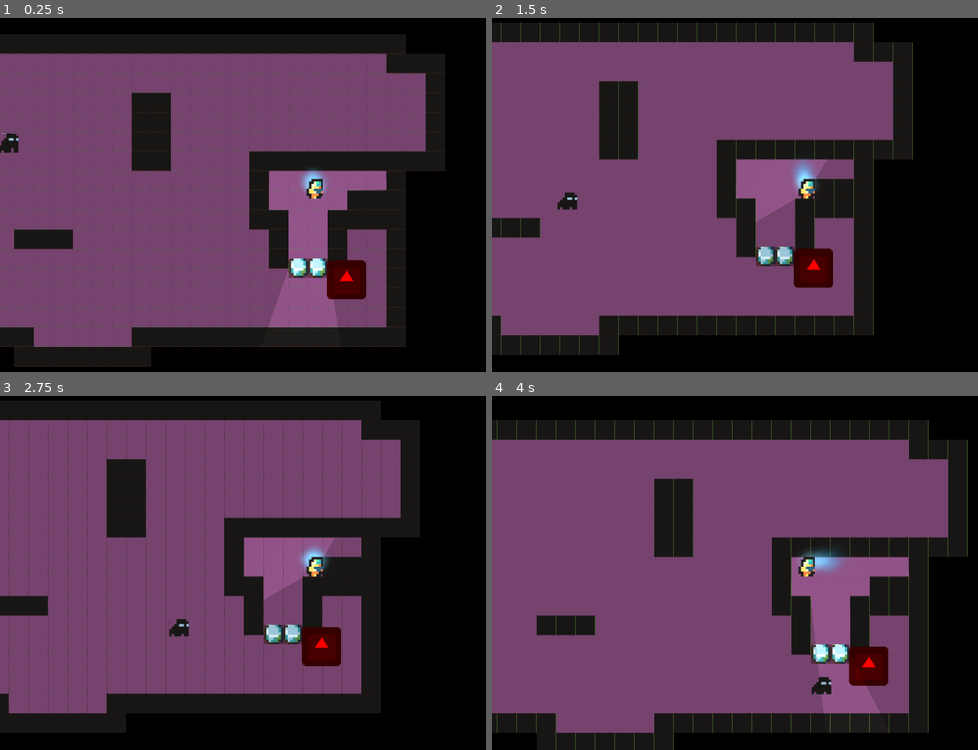
Above: before the commit, frames 1-4 (two rows, left to right).
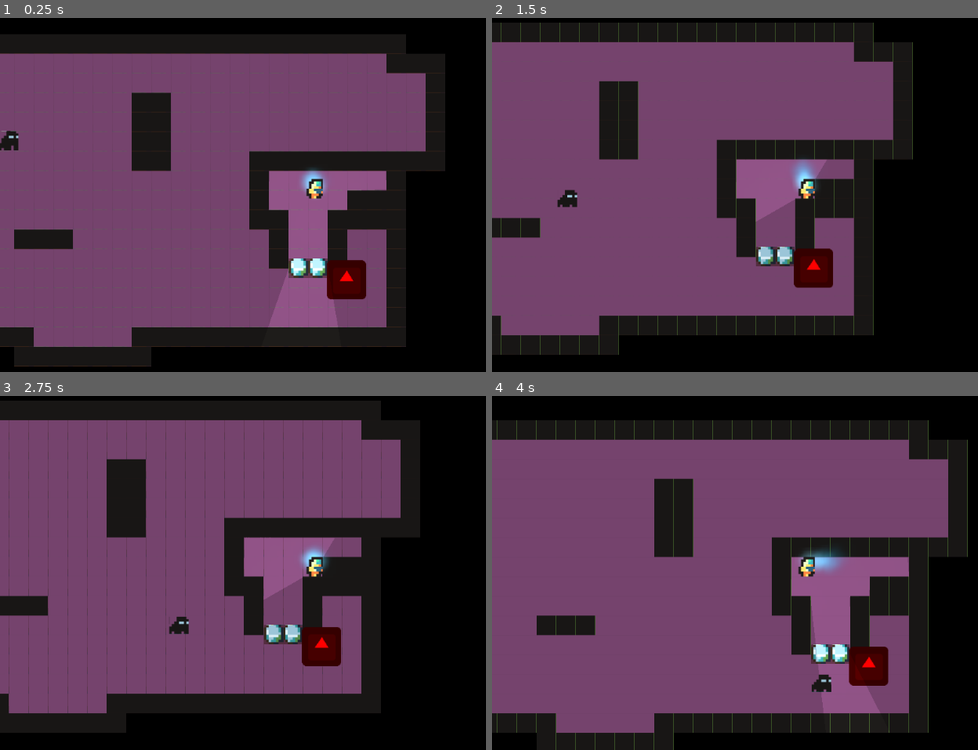
Above: after the commit, the same moments.

Repository: MxAshUp/godot-wild-jam-2
Game: Godot game, scene res://PrototypeScenes/GameplayIntegration/AFullStage.tscn
Same seed, same stepped clock (60 frames per second), same inputs: the game is played once before the commit and once after it. This scene is started directly instead of the project's main scene. The engine's default icon, where the game draws it, is replaced by a stand-in: a white triangle on a blue panel in a dark square.
Inputs:
- Up to frame 1 (0.25 s): no input
- Up to frame 2 (1.5 s): hold Right (ui_right) 0.53-1.28 s; tap Space (jump) at 0.6, 0.77, 1.07 s; hold Down (ui_down) from 1.28 s (still down); tap Ctrl (interact) at 1.35 s
- Up to frame 3 (2.75 s): tap Space (jump) at 1.52, 1.55, 1.82, 2.1 s; release Down (ui_down) at 2.03 s; hold Right (ui_right) from 2.03 s (still down)
- Up to frame 4 (4 s): release Right (ui_right) at 2.78 s; hold Up (ui_up) 2.78-3.53 s; tap Ctrl (interact) at 2.85 s; tap Space (jump) at 3.02, 3.05, 3.32, 3.6, 3.77 s; hold Left (ui_left) from 3.53 s (still down)

The runs differ from the first frame. In frame 1, less than 0.1% of the frame differs, in the area x 0-4%, y 31-39%; in frame 2, 0.1%; in frame 3, less than 0.1%; in frame 4, 0.1%, in the area x 65-70%, y 78-85%.
Error before the commit: Invalid call. Nonexistent function 'get_signal_list' in base 'Nil'. (res://LevelComponents/Hostage.gd:142)
Error after the commit: Invalid call. Nonexistent function 'get_signal_list' in base 'Nil'. (res://LevelComponents/Hostage.gd:151)

Commit message:
Guard shake when becomming controlled

Diff:
--- a/LevelComponents/Guard.gd
+++ b/LevelComponents/Guard.gd
@@ -44,7 +44,23 @@
 	self.connect("alert_state_confused", self, "_on_alert_confused")
 	self.connect("alert_state_alert", self, "_on_alert_alert")
 
+
+
+func process_animation(delta):
+	if being_jumped:
+		if $AnimationPlayer.current_animation != "shaking":
+			$AnimationPlayer.play("shaking")
+			$AnimationPlayer.playback_speed = 2
+	else:
+		if $AnimationPlayer.current_animation != "walking":
+			$AnimationPlayer.play("walking")
+
+		$AnimationPlayer.playback_speed = (velocity.length() / MAX_SPEED) * 3
+
 func _process(delta):
+
+	process_animation(delta)
+
 	if ProjectSettings.get_setting("Global/debug_overlay") or Engine.is_editor_hint():
 		update()
 
@@ -89,7 +105,6 @@
 
 	set_alert_state(new_alert_state)
 
-	$AnimationPlayer.playback_speed = (velocity.length() / MAX_SPEED) * 3
 	if velocity.x > 0:
 		$Sprite.flip_h = true
 	elif velocity.x < 0:
--- a/LevelComponents/Guard.tscn
+++ b/LevelComponents/Guard.tscn
@@ -10,6 +10,25 @@
 radius = 20.0
 
 [sub_resource type="Animation" id=2]
+
+resource_name = "shaking"
+length = 0.4
+loop = true
+step = 0.1
+tracks/0/type = "value"
+tracks/0/path = NodePath("Sprite:offset")
+tracks/0/interp = 1
+tracks/0/loop_wrap = true
+tracks/0/imported = false
+tracks/0/enabled = true
+tracks/0/keys = {
+"times": PoolRealArray( 0, 0.1, 0.2, 0.3 ),
+"transitions": PoolRealArray( 1, 1, 1, 1 ),
+"update": 1,
+"values": [ Vector2( -4, 0 ), Vector2( 4, 0 ), Vector2( 0, -4 ), Vector2( 0, 4 ) ]
+}
+
+[sub_resource type="Animation" id=3]
 
 length = 0.4
 loop = true
@@ -133,9 +152,10 @@
 [node name="Sprite" type="Sprite" parent="."]
 light_mask = 2
 texture = ExtResource( 3 )
+offset = Vector2( 0, -4 )
 region_enabled = true
 region_rect = Rect2( 64, 288, 32, 32 )
-_sections_unfolded = [ "Material", "Visibility", "texture" ]
+_sections_unfolded = [ "Material", "Offset", "Visibility", "texture" ]
 
 [node name="Sprite" type="Sprite" parent="Sprite"]
 modulate = Color( 1, 1, 1, 0 )
@@ -157,7 +177,8 @@
 playback_process_mode = 1
 playback_default_blend_time = 0.0
 playback_speed = 1.0
-anims/walking = SubResource( 2 )
+anims/shaking = SubResource( 2 )
+anims/walking = SubResource( 3 )
 blend_times = [  ]
 _sections_unfolded = [ "Playback Options" ]
 
--- a/LevelComponents/Jumpable.gd
+++ b/LevelComponents/Jumpable.gd
@@ -8,6 +8,8 @@
 signal jumped_from
 signal enter_interaction_region
 signal exit_interaction_region
+signal becoming_jumped
+signal cancelled_jump
 
 var jump_area : Area2D
 var collision_circle : CircleShape2D
@@ -17,6 +19,7 @@
 var body_swap_sound : AudioStreamPlayer2D
 var selected_instance_to_jump : PhysicsBody2D
 
+var being_jumped = false
 var trying_to_jump = false
 var jump_charge : float = 0
 const JUMP_CHARGE_REACH = 0.7 # seconds to hold jump to jump
@@ -59,6 +62,8 @@
 	self.connect("enter_interaction_region", self, "_on_InteractArea_area_entered")
 	self.connect("exit_interaction_region", self, "_on_InteractArea_area_exited")
 	self.connect("jumped", self, "_on_jumped")
+	self.connect("becoming_jumped", self, "_on_becoming_jumped")
+	self.connect("cancelled_jump", self, "_on_cancelled_jump")
 
 
 func _process(delta):
@@ -73,8 +78,10 @@
 	if Input.is_action_just_pressed("jump") and being_controlled:
 		trying_to_jump = true
 
-	if Input.is_action_just_released("jump"):
+	if Input.is_action_just_released("jump") and being_controlled:
 		trying_to_jump = false
+		if selected_instance_to_jump:
+			selected_instance_to_jump.emit_signal("cancelled_jump", self)
 
 
 	if trying_to_jump and !jump_cooling_off and jumpable_bodies.size() > 0:
@@ -86,6 +93,7 @@
 			jump_charge += delta
 			jump_to_particle_emitter.emitting = true
 			jump_to_particle_emitter.position = selected_instance_to_jump.global_position - global_position
+			selected_instance_to_jump.emit_signal("becoming_jumped", self)
 			if jump_charge > JUMP_CHARGE_REACH:
 				jump_charge = 0
 				jump_to_particle_emitter.emitting = false
@@ -121,6 +129,7 @@
 
 func become_controlled(jump_from : Node2D):
 	being_controlled = true
+	being_jumped = false
 	var timer = Timer.new()
 	add_child(timer)
 	jump_cooling_off = true
@@ -180,6 +189,14 @@
 	become_controlled(jump_from_node)
 
 
+func _on_becoming_jumped(jump_from_node : PhysicsBody2D):
+	being_jumped = true
+
+
+func _on_cancelled_jump(jump_from_node : PhysicsBody2D):
+	being_jumped = false
+
+
 func _on_InteractArea_area_entered(interactable_area : Area2D):
 	if interactable_area != self.jump_area:
 		var index = interactables.find(interactable_area)
Not shown: 6 places in LevelComponents/Guard.tscn that only renumber resources
